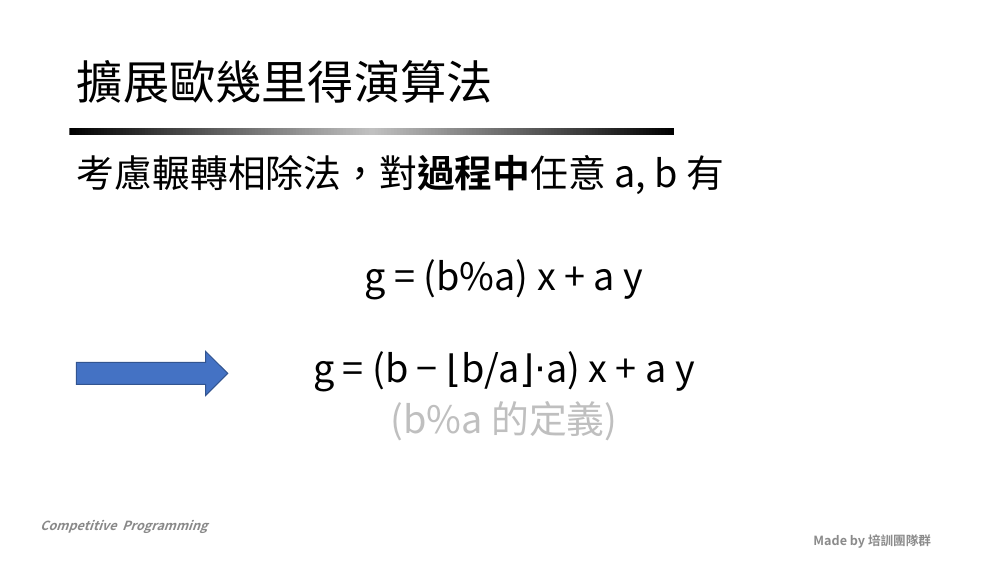
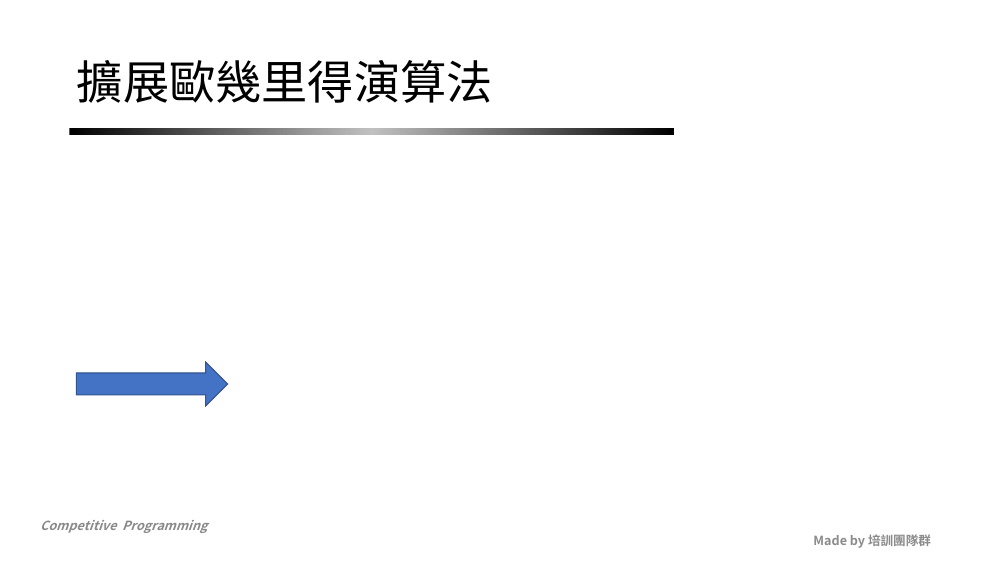
Before and after one commit to NCKUACM-Notes/nckuacm.github.io, a slide deck: slide 40 of 2019/slides/week14_1.pptx. Drawn at 1008x567 pixels with LibreOffice and Linux fonts; fonts in the diff are those of the drawing; grey boxes stand for pictures; background and template pictures are left out. Boxes give left, top, right and bottom in pixels: in the first picture for what was removed or moved away, otherwise in the second. Text is boxed around its words. In the diff, an @@ line names an element or a change of style, - is before the commit and + after.

```diff
--- a/2019/slides/week14_1.pptx
+++ b/2019/slides/week14_1.pptx
@@ text removed at [77,155,725,440] @@
-考慮輾轉相除法，對過程中任意 a, b 有
-g = (b%a) x + a y
-g = (b − ⌊b/a⌋⋅a) x + a y
-(b%a 的定義)
@@ right arrow: place and size @@
-right arrow at [76,352,228,395]
+right arrow at [76,362,228,406]
```
Also in this commit, not shown: 14 other slides changed, 1 other file.
